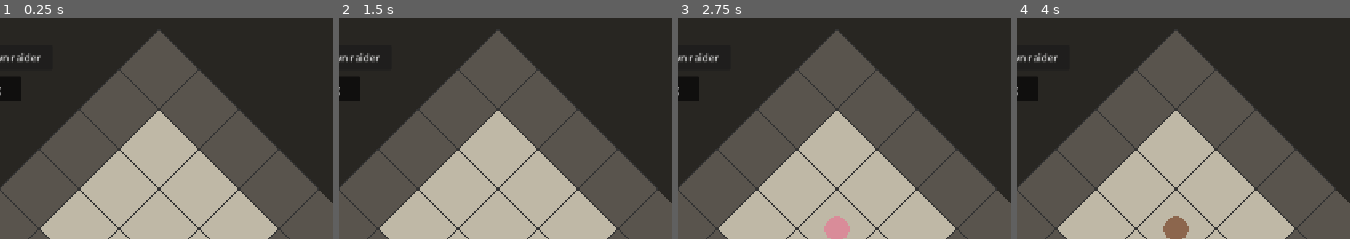
Above: before the commit, frames 1-4 (left to right).
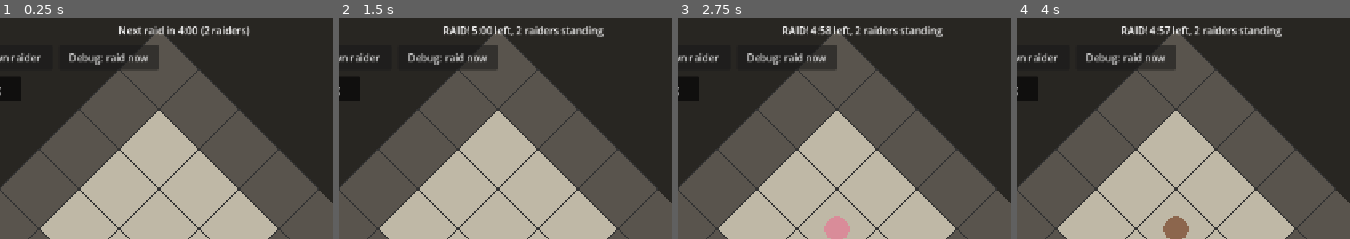
Above: after the commit, the same moments.

Repository: SirSizzle24/mazelord
Game: Godot game, scene res://Scenes/main.tscn
The game is run twice, just before and just after one commit, with the same random seed, the same clock (stepped at 60 frames per second) and the same inputs.
Inputs (mouse positions are % of the whole screen's width and height, from its top left):
- Up to frame 1 (0.25 s): no input
- Up to frame 2 (1.5 s): click (50, 19) at 0.5 s, where only the run after the commit has a clickable "Debug: raid now"; click "Dig" at 1.25 s
- Up to frame 3 (2.75 s): click "Summon Worker (30)" at 2 s
- Up to frame 4 (4 s): click "Summon Roundhead (20)" at 2.75 s; click "Debug: +100 mana" at 3.5 s
The pictures show only the part of the screen within x 33-83%, y 10-60%; the shares and areas given below are measured in that part.

The runs differ from the first frame. In frame 1, 2.1% of the frame differs, in the area x 20-76%, y 3-24%; in frame 2, 2.4%; in frame 3, 2.4%, in the area x 20-80%, y 3-24%; in frame 4, 2.4%.

Commit message:
Incoming raids: countdown, edge entry, digging raiders, core loss

Diff:
--- a/Scenes/main.tscn
+++ b/Scenes/main.tscn
@@ -13,6 +13,7 @@
 [ext_resource type="Script" path="res://scripts/job_dispatcher.gd" id="11_jobs"]
 [ext_resource type="Script" path="res://scripts/roster.gd" id="12_roster"]
 [ext_resource type="PackedScene" path="res://Scenes/raider.tscn" id="13_raiderscene"]
+[ext_resource type="Script" path="res://scripts/raids.gd" id="14_raids"]
 
 [node name="Main" type="Node2D" unique_id=1161609498]
 
@@ -39,6 +40,15 @@
 grid = NodePath("../Grid")
 fog = NodePath("../Fog")
 rooms = NodePath("../Rooms")
+
+[node name="Raids" type="Node" parent="." node_paths=PackedStringArray("dungeon", "grid", "fog", "units_parent", "raid_label")]
+script = ExtResource("14_raids")
+dungeon = NodePath("../Dungeon")
+grid = NodePath("../Grid")
+fog = NodePath("../Fog")
+raider_scene = ExtResource("13_raiderscene")
+units_parent = NodePath("..")
+raid_label = NodePath("../UI/RaidLabel")
 
 [node name="Rooms" type="Node" parent="." node_paths=PackedStringArray("grid", "dungeon", "camera", "room_label")]
 script = ExtResource("9_rooms")
@@ -78,10 +88,11 @@
 script = ExtResource("2_bo1nx")
 grid = NodePath("../Grid")
 
-[node name="UI" type="CanvasLayer" parent="." unique_id=100359164 node_paths=PackedStringArray("dungeon", "fog")]
+[node name="UI" type="CanvasLayer" parent="." unique_id=100359164 node_paths=PackedStringArray("dungeon", "fog", "raids")]
 script = ExtResource("7_hud")
 dungeon = NodePath("../Dungeon")
 fog = NodePath("../Fog")
+raids = NodePath("../Raids")
 
 [node name="DigButton" type="Button" parent="UI" unique_id=996881546]
 offset_left = 40.0
@@ -259,3 +270,18 @@
 offset_right = 470.0
 offset_bottom = 170.0
 text = "Debug: spawn raider"
+
+[node name="RaidLabel" type="Label" parent="UI"]
+offset_left = 430.0
+offset_top = 95.0
+offset_right = 930.0
+offset_bottom = 121.0
+horizontal_alignment = 1
+text = "Next raid"
+
+[node name="DebugRaidNowButton" type="Button" parent="UI"]
+offset_left = 480.0
+offset_top = 130.0
+offset_right = 640.0
+offset_bottom = 170.0
+text = "Debug: raid now"
--- a/scripts/grid.gd
+++ b/scripts/grid.gd
@@ -54,6 +54,7 @@
 var claimed: Dictionary = {}  # job tile -> the worker doing it, so two workers don't take the same job
 var deposits: Dictionary = {}  # mana deposit tiles (used as a set)
 var lairs: Dictionary = {}  # monster lair tiles (used as a set)
+var edge_exits: Array[Vector2i] = []  # where tunnels lead off toward the map edge; raiders enter here
 var items: Dictionary = {}  # tile -> an item lying there: {"kind", "lore_index"}
 var starting_room: Array[Vector2i] = []  # the pre-dug room's tiles; the fog keeps it lit
 var preview: Dictionary = {}  # the item about to be placed: {"origin", "size", "color", "valid"}, or empty
@@ -139,6 +140,7 @@
 		var from: Vector2 = chambers[rng.randi_range(0, chambers.size() - 1)]
 		var edge_point := Vector2(rng.randi_range(3, GRID_WIDTH - 4), [3, GRID_HEIGHT - 4][rng.randi_range(0, 1)])
 		_carve_tunnel(from, edge_point, rng)
+		edge_exits.append(Vector2i(roundi(edge_point.x), roundi(edge_point.y)))
 
 	# Sealed pockets: small caves anywhere in the rock, not joined to the network.
 	for _n in POCKET_COUNT:
--- a/scripts/hud.gd
+++ b/scripts/hud.gd
@@ -7,6 +7,7 @@
 
 @export var dungeon: Node
 @export var fog: Node2D
+@export var raids: Node
 
 @onready var mana_label: Label = $ManaLabel
 @onready var food_label: Label = $FoodLabel
@@ -32,6 +33,7 @@
 	$DebugManaButton.pressed.connect(func(): dungeon.add_mana(100))
 	$DebugFogButton.toggled.connect(fog.set_fog_enabled)  # pressed = fog on
 	$DebugRaiderButton.pressed.connect(func(): dungeon.spawn_raider())
+	$DebugRaidNowButton.pressed.connect(func(): raids.raid_now())
 	dungeon.lore_found.connect(_on_lore_found)
 	lore_label.visible = false
 
--- a/scripts/raider.gd
+++ b/scripts/raider.gd
@@ -1,16 +1,24 @@
 extends "res://scripts/fighter.gd"
-## A raider: heads for your dungeon's core and stops to fight any troop in its way.
-## Only shows while one of your troops can see it.
+## A raider. Attacking, it heads for your dungeon's core, stopping to fight any troop in its way and
+## digging through rock (slowly) where there's no open path. Retreating, it heads back to where it
+## came in and leaves. Only shows while one of your troops can see it.
 
 const SPEED := 150.0  # pixels per second
 const RADIUS := 18.0
 const COLOR := Color(0.85, 0.20, 0.20)
 const REPATH_TIME := 1.0  # seconds between fresh paths, since your dungeon changes as it walks
+const DIG_TIME := 4.0  # seconds to dig a tile; slower than your workers, so you have time to react
+const ARRIVE_DISTANCE := 60.0  # how close counts as reaching the core or the exit
 
 var grid: Node2D
 var fog: Node2D
+var exit_point := Vector2.ZERO  # where it came in, and leaves from
+var retreating := false
+var carrying_loot := false  # set when it reached your core
 var path: PackedVector2Array = []
 var repath_time_left := 0.0
+var dig_tile := Vector2i(-1, -1)  # the rock it's digging, or (-1, -1)
+var dig_time_left := 0.0
 
 
 func _ready() -> void:
@@ -18,8 +26,21 @@
 	enemy_group = "units"
 
 
+## Turns back toward the exit (the raid timed out, or the core was taken).
+func retreat() -> void:
+	retreating = true
+	dig_tile = grid.NO_TILE
+	repath_time_left = 0.0
+
+
+func core_position() -> Vector2:
+	return grid.tile_to_screen(grid.START_CENTER)
+
+
 func _draw() -> void:
 	draw_circle(Vector2.ZERO, RADIUS, COLOR.darkened(0.5) if downed else COLOR)
+	if carrying_loot and not downed:
+		draw_circle(Vector2(0, -RADIUS - 8.0), 7.0, Color(0.45, 0.80, 1.0))  # stolen mana
 	_draw_combat(RADIUS)
 
 
@@ -30,14 +51,54 @@
 	if _fight(delta):
 		return  # stand and fight while a troop is in range
 
+	var goal: Vector2 = exit_point if retreating else core_position()
+	if retreating and position.distance_to(exit_point) < ARRIVE_DISTANCE:
+		queue_free()  # gone back into the labyrinth
+		return
+
+	if dig_tile != grid.NO_TILE:
+		_keep_digging(delta)
+		return
+
 	repath_time_left -= delta
 	if repath_time_left <= 0.0:
 		repath_time_left = REPATH_TIME
-		var core: Vector2 = grid.tile_to_screen(grid.START_CENTER)
 		var map: RID = get_world_2d().navigation_map
-		path = NavigationServer2D.map_get_path(map, position, core, true)  # gets as close as it can
-	if path.is_empty():
+		path = NavigationServer2D.map_get_path(map, position, goal, true)  # gets as close as it can
+
+	if not path.is_empty():
+		position = position.move_toward(path[0], SPEED * delta)
+		if position == path[0]:
+			path.remove_at(0)
 		return
-	position = position.move_toward(path[0], SPEED * delta)
-	if position == path[0]:
-		path.remove_at(0)
+
+	# Out of path. If it still isn't at the core, the way is blocked by rock: dig toward the core.
+	if not retreating and position.distance_to(goal) > ARRIVE_DISTANCE:
+		_start_digging_toward(goal)
+
+
+## Picks the rock tile beside it that's closest to the goal, and starts digging it.
+func _start_digging_toward(goal: Vector2) -> void:
+	var here: Vector2i = grid.screen_to_tile(position)
+	var goal_tile: Vector2i = grid.screen_to_tile(goal)
+	var best: Vector2i = grid.NO_TILE
+	var best_distance := INF
+	for offset in grid.NEIGHBORS:
+		var tile: Vector2i = here + offset
+		if grid.is_in_bounds(tile) and not grid.is_floor(tile):
+			var distance := Vector2(tile).distance_to(Vector2(goal_tile))
+			if distance < best_distance:
+				best = tile
+				best_distance = distance
+	dig_tile = best
+	dig_time_left = DIG_TIME
+
+
+func _keep_digging(delta: float) -> void:
+	dig_time_left -= delta
+	if dig_time_left > 0.0:
+		return
+	grid.dig(dig_tile)  # unseen digging doesn't show in the fog until a troop looks
+	position = grid.tile_to_screen(dig_tile)  # step into the new tunnel
+	dig_tile = grid.NO_TILE
+	repath_time_left = 0.0
--- /dev/null
+++ b/scripts/raids.gd
@@ -0,0 +1,138 @@
+extends Node
+## Raids: a visible countdown, then a wave of raiders from the tunnels at the labyrinth's edge,
+## heading for your core. A raid ends when every raider is downed (repelled), or after the raiders
+## retreat: once one reaches the core and takes your mana, or when time runs out.
+## Each raid is one raider bigger than the last, until combat score and lore decide raid size.
+
+const FIRST_RAID := 240.0  # seconds of play before the first raid
+const RAID_INTERVAL := 240.0  # seconds between the end of one raid and the next
+const RAID_LENGTH := 300.0  # about five minutes, as designed
+const FIRST_SIZE := 2
+const CORE_RESERVE := 20  # mana raiders can never take: a big loss hurts, but doesn't end you
+const RESULT_TIME := 8.0  # seconds a raid's result stays on screen
+
+@export var dungeon: Node
+@export var grid: Node2D
+@export var fog: Node2D
+@export var raider_scene: PackedScene
+@export var units_parent: Node2D
+@export var raid_label: Label
+
+var countdown := FIRST_RAID
+var raid_size := FIRST_SIZE
+var active := false
+var raid_time_left := 0.0
+var core_taken := false
+var lost_mana := 0
+var result_text := ""
+var result_time_left := 0.0
+
+
+## Debug: starts the next raid now.
+func raid_now() -> void:
+	if not active:
+		countdown = 0.0
+
+
+func _process(delta: float) -> void:
+	if active:
+		_run_raid(delta)
+	else:
+		countdown -= delta
+		if countdown <= 0.0:
+			_start_raid()
+	_update_label(delta)
+
+
+func _start_raid() -> void:
+	active = true
+	raid_time_left = RAID_LENGTH
+	core_taken = false
+	var entry := _entry_point()
+	for i in raid_size:
+		var raider: Node2D = raider_scene.instantiate()
+		raider.grid = grid
+		raider.fog = fog
+		raider.set_stats(dungeon.RAIDER_STATS)
+		raider.position = entry + Vector2.from_angle(TAU * i / raid_size) * 20.0  # a little apart
+		raider.exit_point = entry
+		units_parent.add_child(raider)
+
+
+## Where this raid comes in: the end of a random edge tunnel, or (on a map without one) a floor
+## tile far from the core.
+func _entry_point() -> Vector2:
+	var options: Array[Vector2i] = []
+	for exit in grid.edge_exits:
+		if grid.is_floor(exit):
+			options.append(exit)
+	if options.is_empty():
+		for x in grid.GRID_WIDTH:
+			for y in grid.GRID_HEIGHT:
+				var tile := Vector2i(x, y)
+				if grid.is_floor(tile) and tile.distance_to(grid.START_CENTER) > 20:
+					options.append(tile)
+	return grid.tile_to_screen(options.pick_random())
+
+
+func _run_raid(delta: float) -> void:
+	raid_time_left -= delta
+	var raiders := get_tree().get_nodes_in_group("raiders")
+	var standing: Array = []
+	for raider in raiders:
+		if not raider.is_queued_for_deletion() and not raider.downed:
+			standing.append(raider)
+
+	# A raider at the core takes all your mana but the reserve, and the whole raid turns back.
+	if not core_taken:
+		for raider in standing:
+			if raider.position.distance_to(raider.core_position()) < raider.ARRIVE_DISTANCE:
+				core_taken = true
+				lost_mana = max(dungeon.mana - CORE_RESERVE, 0)
+				dungeon.add_mana(-lost_mana)
+				raider.carrying_loot = true
+				for other in standing:
+					other.retreat()
+				break
+
+	if raid_time_left <= 0.0:
+		for raider in standing:
+			if not raider.retreating:
+				raider.retreat()  # out of time: they leave with whatever they took
+
+	if standing.is_empty():
+		if core_taken:
+			_end_raid("The core was raided: %d mana lost." % lost_mana)
+		elif raid_time_left <= 0.0:
+			_end_raid("The raiders withdrew.")
+		else:
+			_end_raid("Raid repelled!")
+
+
+func _end_raid(text: String) -> void:
+	active = false
+	for raider in get_tree().get_nodes_in_group("raiders"):
+		raider.queue_free()  # clear away downed raiders too
+	raid_size += 1
+	countdown = RAID_INTERVAL
+	result_text = text
+	result_time_left = RESULT_TIME
+
+
+func _update_label(delta: float) -> void:
+	if result_time_left > 0.0:
+		result_time_left -= delta
+		raid_label.text = result_text
+	elif active:
+		var standing := 0
+		for raider in get_tree().get_nodes_in_group("raiders"):
+			if not raider.downed:
+				standing += 1
+		raid_label.text = "RAID! %s left, %d raiders standing" % [_clock(raid_time_left), standing]
+	else:
+		raid_label.text = "Next raid in %s (%d raiders)" % [_clock(countdown), raid_size]
+
+
+func _clock(seconds: float) -> String:
+	var whole: int = max(ceili(seconds), 0)
+	return "%d:%02d" % [whole / 60, whole % 60]
Not shown, added: scripts/raids.gd.uid
